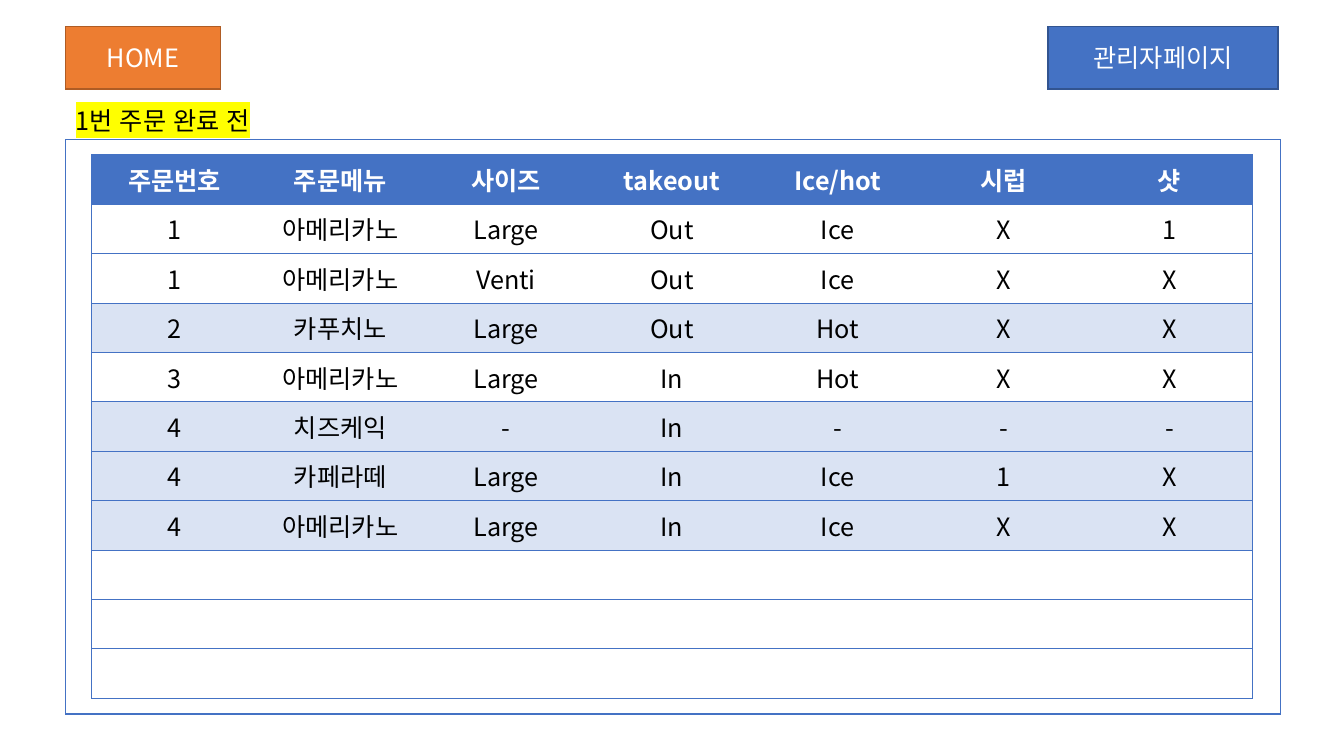
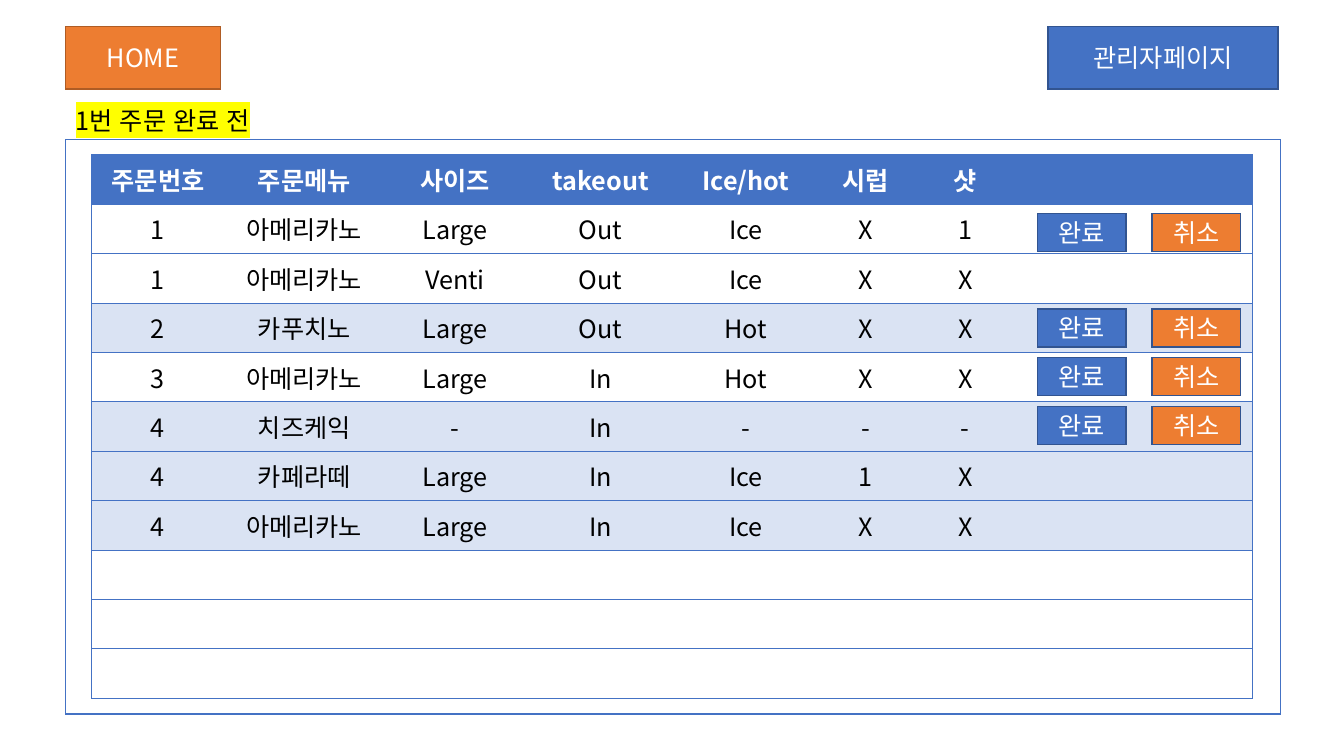
Before and after one commit to JinSolKwon/cafeKiosk, a slide deck: slide 2 of design/키오스크 UI.pptx. Drawn at 1344x756 pixels with LibreOffice and Linux fonts; fonts in the diff are those of the drawing. Boxes give left, top, right and bottom in pixels: in the first picture for what was removed or moved away, otherwise in the second. Text is boxed around its words. In the diff, an @@ line names an element or a change of style, - is before the commit and + after.

```diff
--- a/design/키오스크 UI.pptx
+++ b/design/키오스크 UI.pptx
@@ table at (92,154,1253,698) @@
+column 8:  |  |  |  |  |  |  |  |  |  | 
+column 9:  |  |  |  |  |  |  |  |  |  | 
@@ rectangle added at (1037,214,1126,252), fill #4472C4, outline #325491 1 pt, 18 pt, text #FFFFFF @@
+완료
@@ rectangle added at (1152,214,1241,252), fill #ED7D31, outline #325491 1 pt, 18 pt, text #FFFFFF @@
+취소
@@ rectangle added at (1037,309,1126,347), fill #4472C4, outline #325491 1 pt, 18 pt, text #FFFFFF @@
+완료
@@ rectangle added at (1152,309,1241,347), fill #ED7D31, outline #325491 1 pt, 18 pt, text #FFFFFF @@
+취소
@@ rectangle added at (1037,358,1126,396), fill #4472C4, outline #325491 1 pt, 18 pt, text #FFFFFF @@
+완료
@@ rectangle added at (1152,358,1241,396), fill #ED7D31, outline #325491 1 pt, 18 pt, text #FFFFFF @@
+취소
@@ rectangle added at (1037,407,1126,446), fill #4472C4, outline #325491 1 pt, 18 pt, text #FFFFFF @@
+완료
@@ rectangle added at (1152,407,1241,446), fill #ED7D31, outline #325491 1 pt, 18 pt, text #FFFFFF @@
+취소
```
Also in this commit, not shown: 2 other slides changed, 10 slides added, 1 slide removed, 3 other files.
